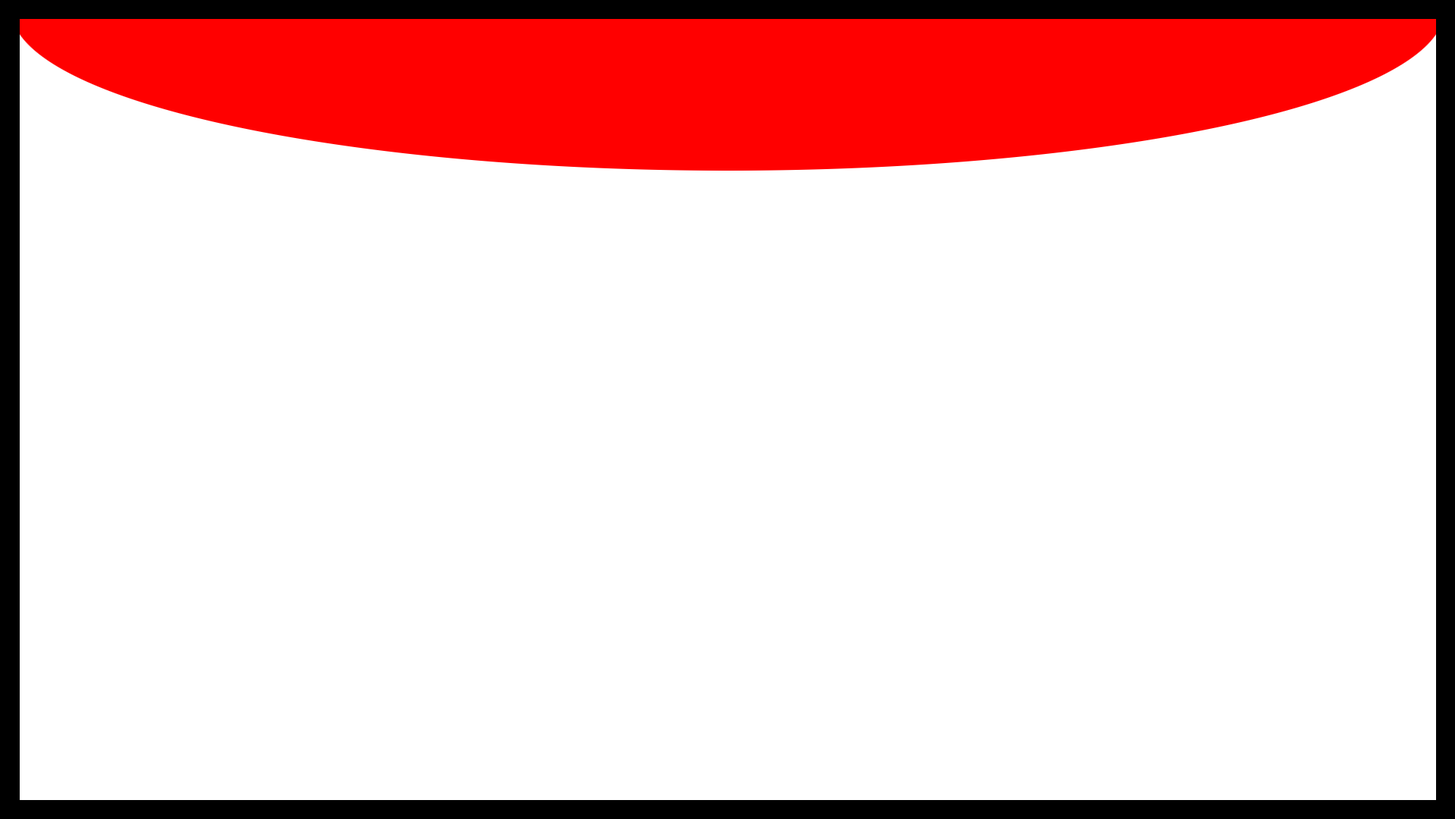
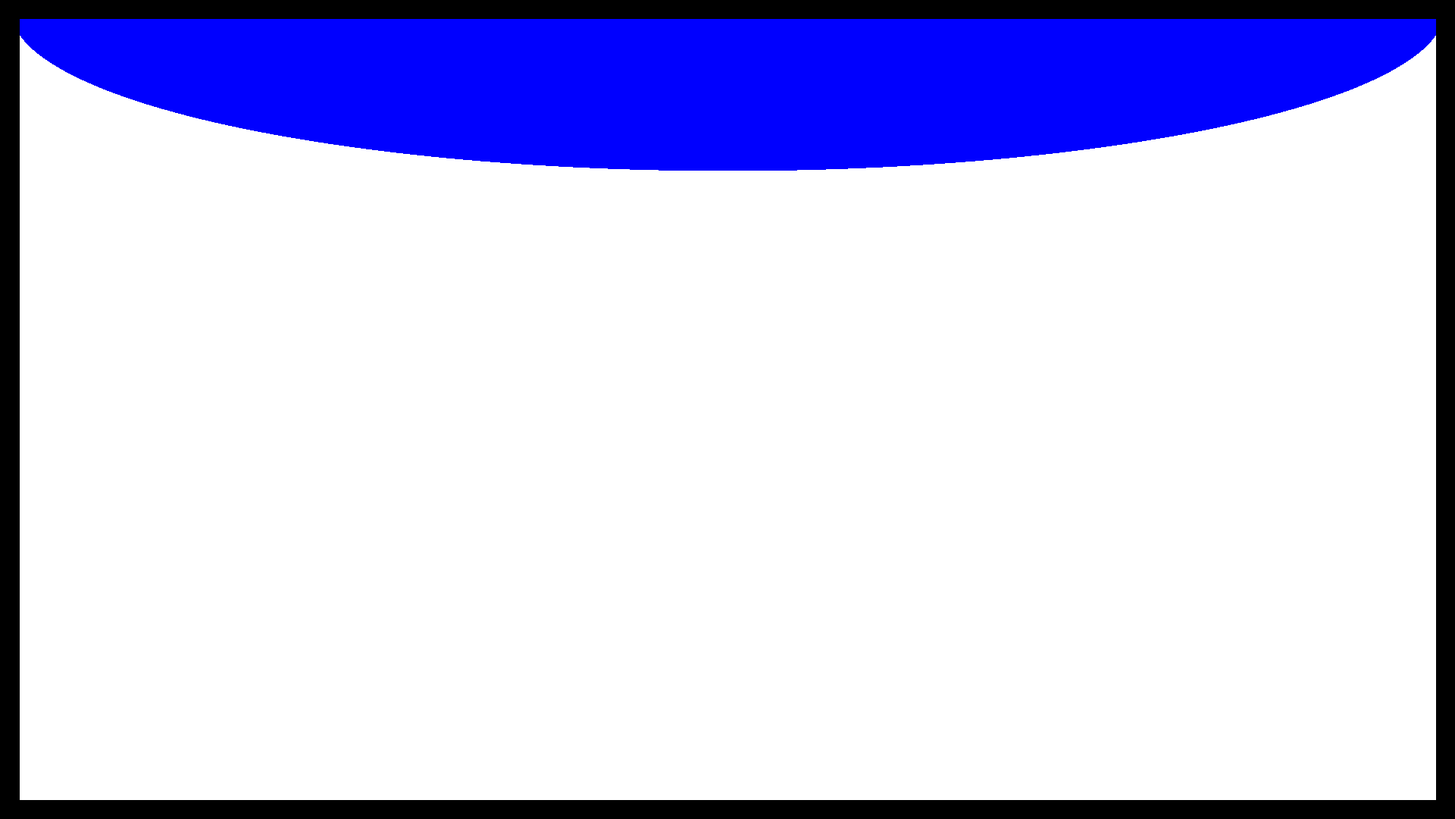
Layers edited between the first and the second 1455×819 image:
painted on "Layer" over [19, 18, 1437, 171]
